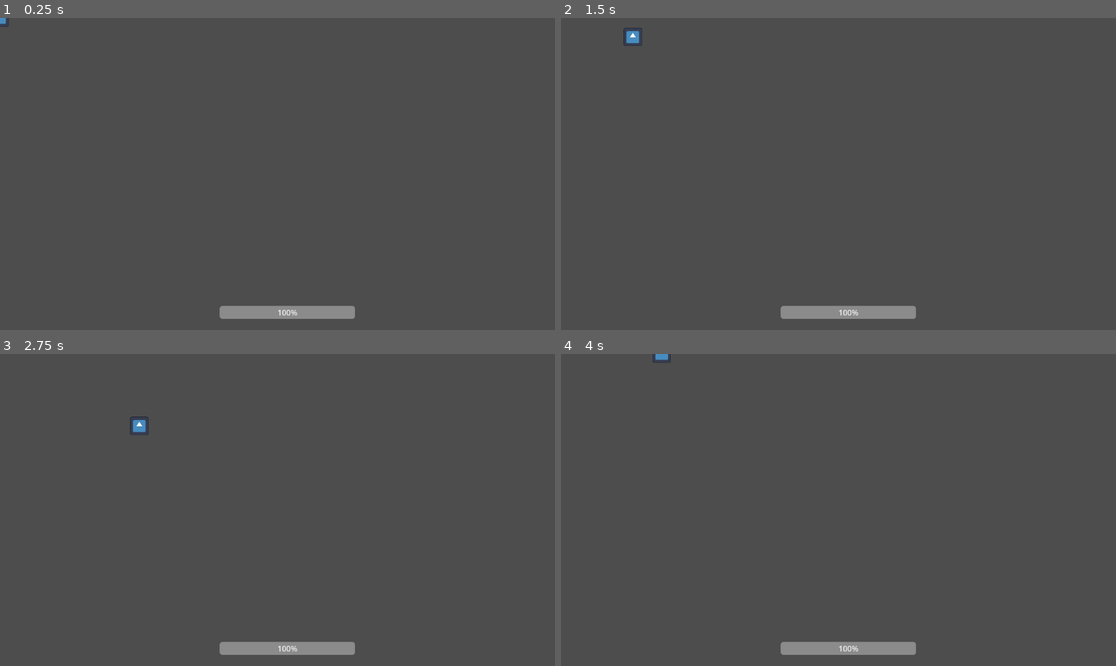
Above: before the commit, frames 1-4 (two rows, left to right).
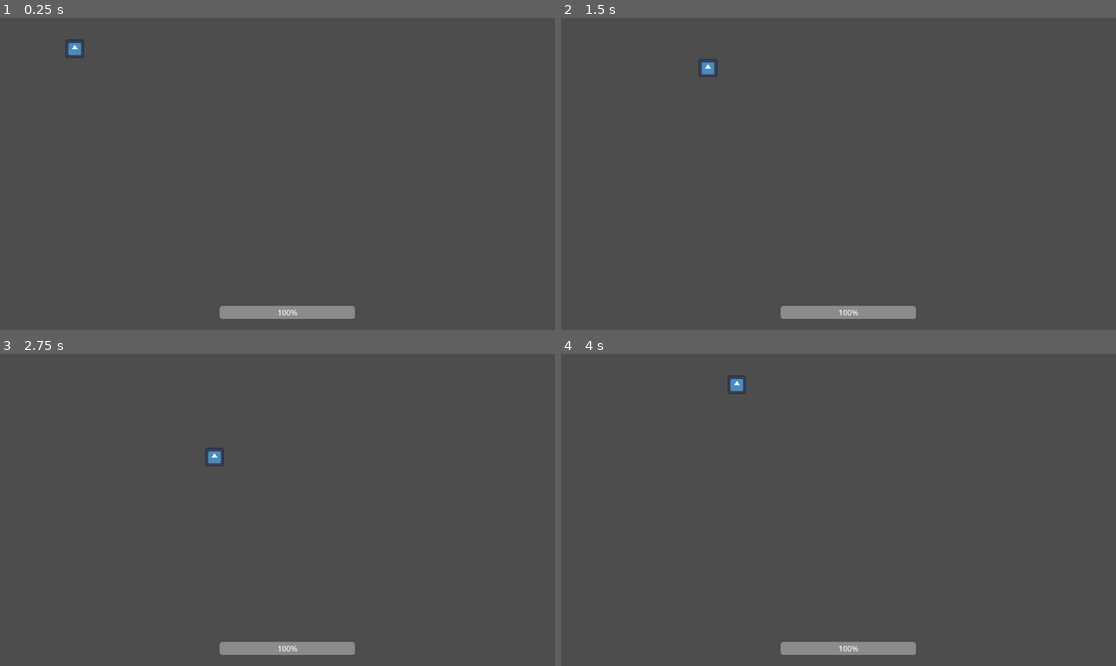
Above: after the commit, the same moments.

Repository: jerrysct/final_project
Game: Godot game, scene res://player_1.tscn
Same seed, same stepped clock (60 frames per second), same inputs: the game is played once before the commit and once after it. The engine's default icon, where the game draws it, is replaced by a stand-in: a white triangle on a blue panel in a dark square.
Inputs (mouse positions are in pixels of both pictures, inside the frame that each line leads up to):
- Up to frame 1 (0.25 s): no input
- Up to frame 2 (1.5 s): tap Enter at 0.5 s; move the mouse to (960, 158) at 0.52 s; hold D (move_right) 0.53-1.28 s; hold Right mouse button (absorb) 0.53-1.28 s; move the mouse to (727, 189) at 1.27 s; hold S (move_down) from 1.28 s (still down); click (727, 189) at 1.35 s
- Up to frame 3 (2.75 s): move the mouse to (333, 441) at 2.02 s; release S (move_down) at 2.03 s; hold D (move_right) from 2.03 s (still down); hold Right mouse button (absorb) from 2.03 s (still down)
- Up to frame 4 (4 s): move the mouse to (810, 572) at 2.77 s; release D (move_right) at 2.78 s; release Right mouse button (absorb) at 2.78 s; hold W (move_up) 2.78-3.53 s; click (810, 572) at 2.85 s; move the mouse to (1005, 556) at 3.52 s; hold A (move_left) from 3.53 s (still down); hold Right mouse button (absorb) from 3.53 s (still down)

The runs differ from the first frame. In frame 1, 0.1% of the frame differs, in the area x 0-16%, y 0-13%; in frame 2, 0.2%; in frame 3, 0.2%, in the area x 23-41%, y 20-36%; in frame 4, 0.2%.

Commit message:
Add: 匯入 Godot 專案檔案

Diff:
--- a/player_1.tscn
+++ b/player_1.tscn
@@ -13,7 +13,7 @@
 bg_color = Color(0.80784315, 0.57254905, 0, 1)
 
 [node name="Node2D" type="CharacterBody2D" unique_id=516929009]
-position = Vector2(-2, 0)
+position = Vector2(154, 65)
 script = ExtResource("1_bxx23")
 
 [node name="Sprite2D" type="Sprite2D" parent="." unique_id=492225163]
